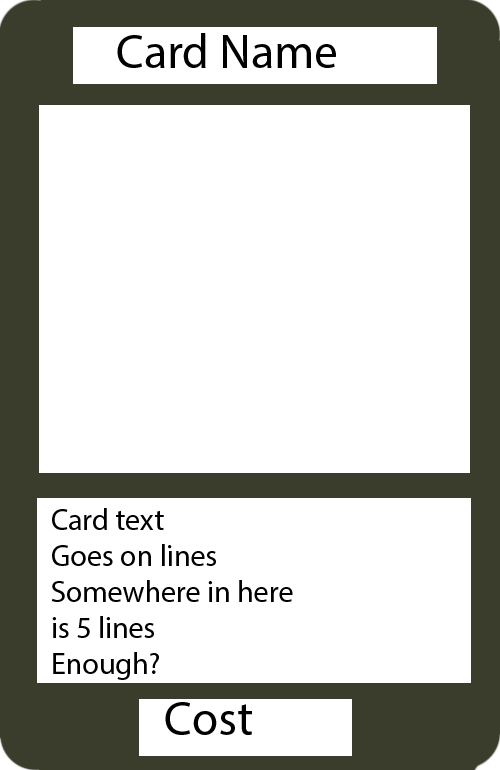
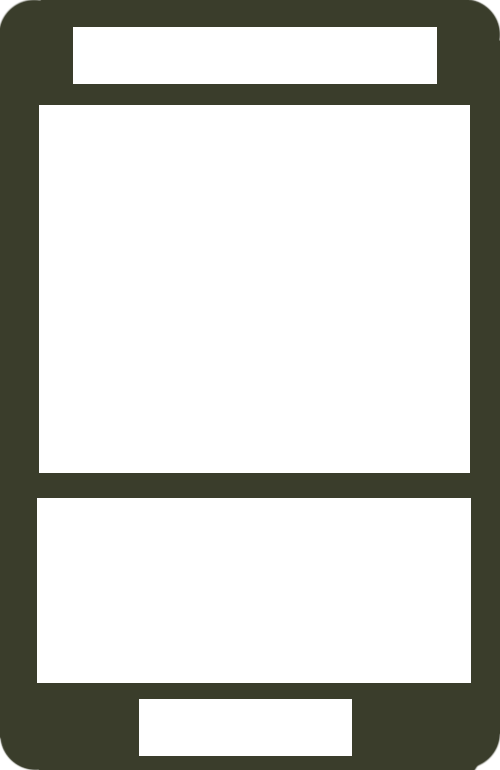
Before/after of a w=500, h=770 layered artwork. What changed in the layer stack:
hid "Cost" over (165, 702, 252, 735)
hid "Card text Goes on lines Somewhere in here is 5 lines Enough?" over (51, 508, 293, 680)
hid "Card Name" over (117, 33, 336, 68)
